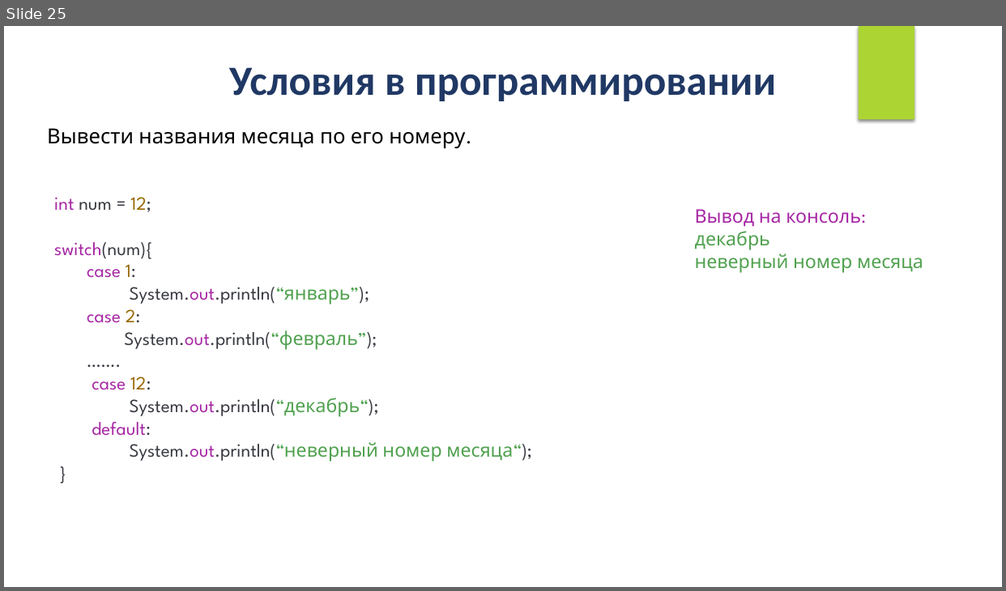
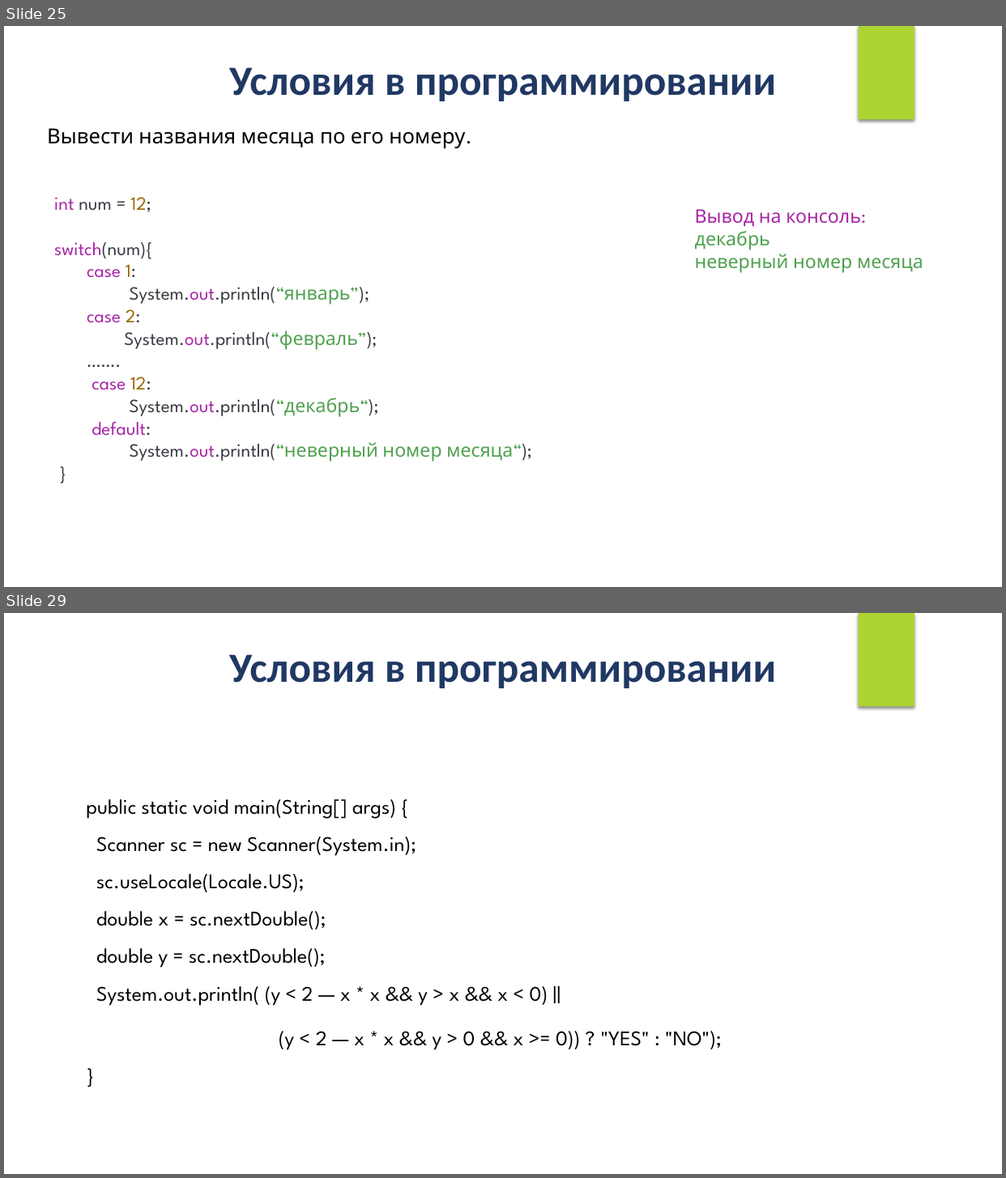
Before and after one commit to IriEfremova/LessonsCube, a slide deck: Samsung/Lesson5/Logical_operations.pptx. Shown one above the other, each under a label of ours: slide 25 before the commit, slides 25 and 29 after it; the slides between them are not shown. The pictures are 1006x591 and 1006x1178 pixels, drawn with LibreOffice and Linux fonts; fonts in the diff are those of the drawing. Boxes give left, top, right and bottom in pixels: in the first picture for what was removed or moved away, otherwise in the second. Text is boxed around its words. In the diff, an @@ line names an element or a change of style, - is before the commit and + after.

```diff
--- a/Samsung/Lesson5/Logical_operations.pptx
+++ b/Samsung/Lesson5/Logical_operations.pptx
@@ slide 29 added at (4,613,1002,1174), background #FFFFFF; not listed: 1 template element that a slide beside it also shows @@
@@ text added at (229,654,776,688), 40 pt, text #203864, bold @@
+Условия в программировании
@@ text added at (86,799,722,1050), 20 pt, text #000000 @@
+public static void main(String[] args) {
+Scanner sc = new Scanner(System.in);
+sc.useLocale(Locale.US);
+double x = sc.nextDouble();
+double y = sc.nextDouble();
+System.out.println( (y < 2 — x * x && y > x && x < 0) ||
+(y < 2 — x * x && y > 0 && x >= 0)) ? "YES" : "NO");
+}
```
Also in this commit, not shown: 2 slides changed, 3 other slides added, 3 other files.
